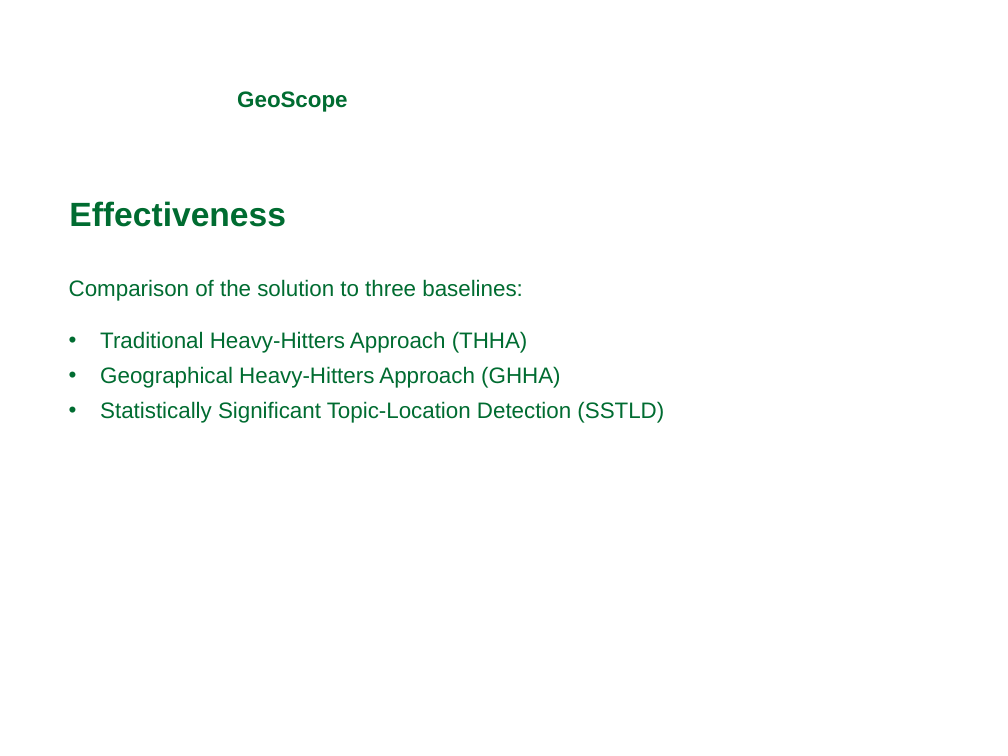
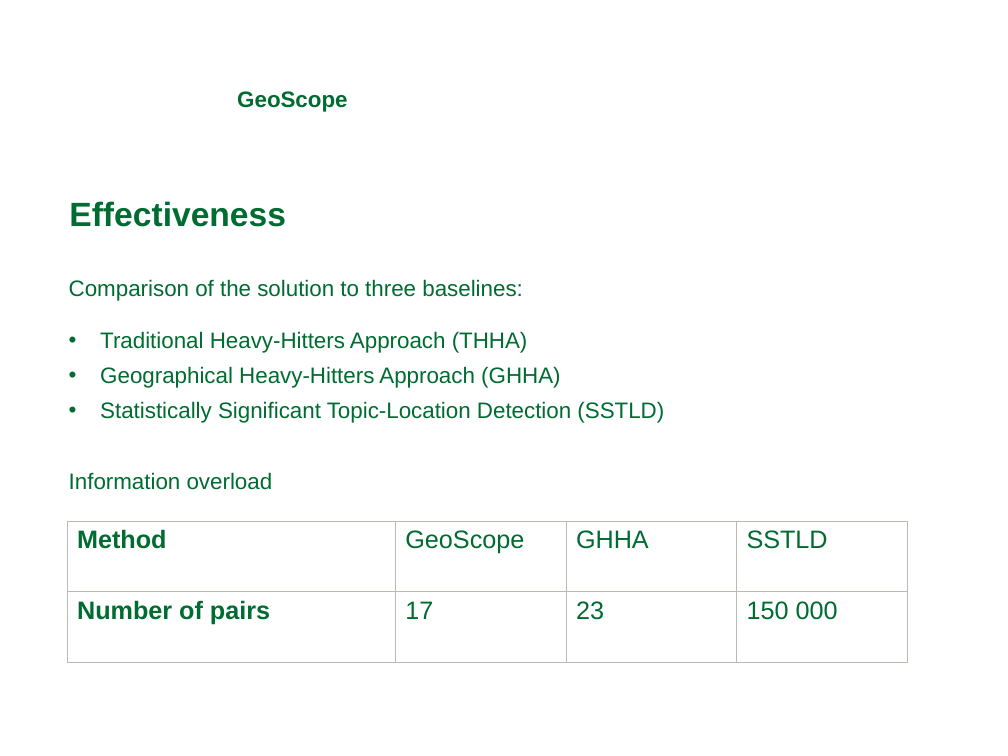
Before and after one commit to michaelprummer/datascience, a slide deck: slide 12 of GeoScope/DataScience1.ppt (slide 11 before the commit). Drawn at 1008x756 pixels with LibreOffice and Linux fonts; fonts in the diff are those of the drawing; background and template pictures are left out. Boxes give left, top, right and bottom in pixels: in the first picture for what was removed or moved away, otherwise in the second. Text is boxed around its words. In the diff, an @@ line names an element or a change of style, - is before the commit and + after.

```diff
--- a/GeoScope/DataScience1.ppt
+++ b/GeoScope/DataScience1.ppt
@@ text at bbox=[69, 472, 273, 490]: paragraph added @@
+Information overload
@@ table added at bbox=[68, 521, 907, 629], 2 rows, 4 columns @@
+Method | GeoScope | GHHA | SSTLD
+Number of pairs | 17 | 23 | 150 000
```
Also in this commit, not shown: 6 other slides changed, 8 slides added, 1 slide removed.
